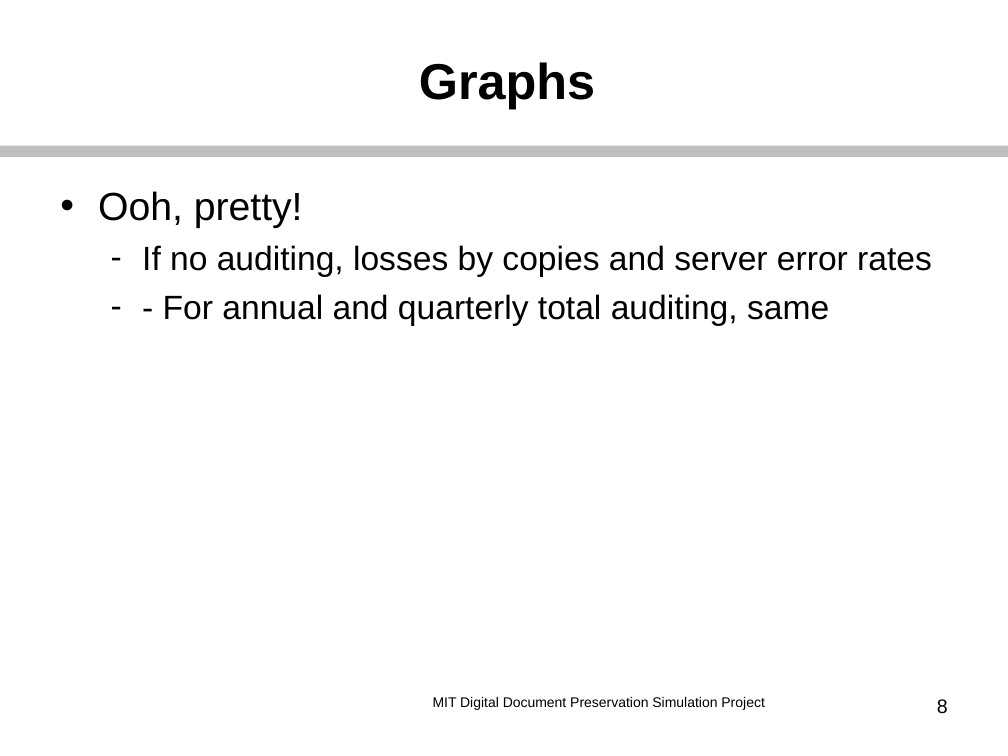
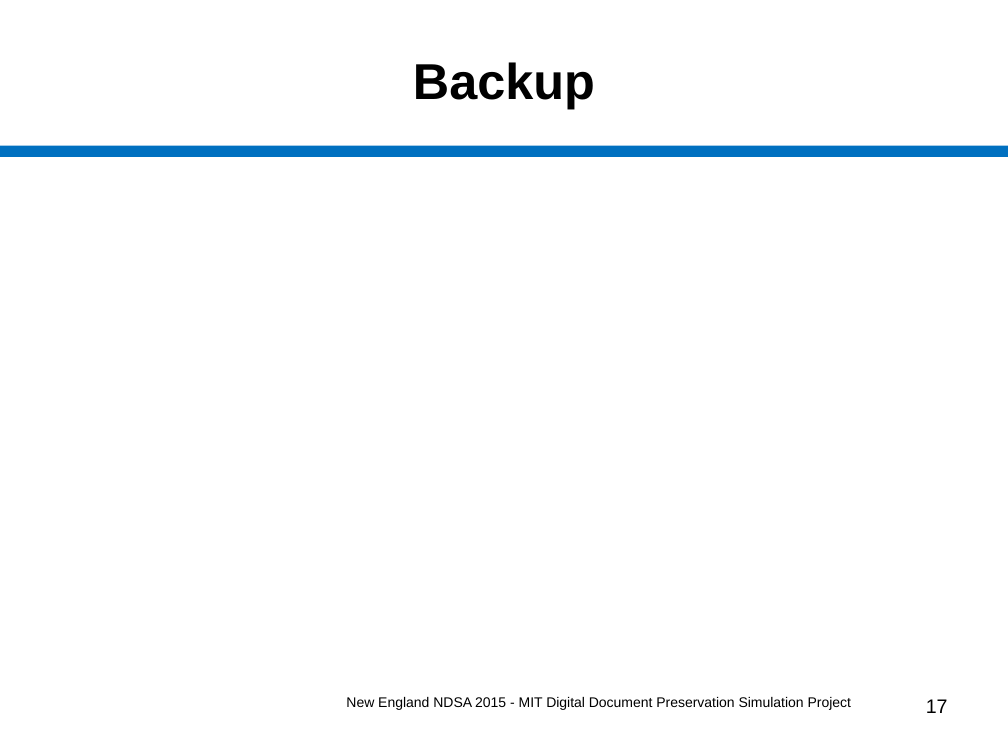
Before and after one commit to MIT-Informatics/PreservationSimulation, a slide deck: slide 17 of shelf/docs/Slides_NewEnglandNDSA.ppt (slide 8 before the commit). Drawn at 1008x756 pixels with LibreOffice and Linux fonts; fonts in the diff are those of the drawing. Boxes give left, top, right and bottom in pixels: in the first picture for what was removed or moved away, otherwise in the second. Text is boxed around its words. In the diff, an @@ line names an element or a change of style, - is before the commit and + after.

Commit message:
Fill out slides for New Eng NDSA mtg on Friday.

```diff
--- a/shelf/docs/Slides_NewEnglandNDSA.ppt
+++ b/shelf/docs/Slides_NewEnglandNDSA.ppt
@@ title at [413, 62, 595, 109]: text changed @@
-Graphs
+Backup
@@ line (0, 151) - (1008, 151): stroke #BFBFBF 7.99 pt to #0070C0 7.99 pt @@
@@ text removed at [98, 191, 932, 326] @@
-• Ooh, pretty!
-  – If no auditing, losses by copies and server error rates
-  – - For annual and quarterly total auditing, same
@@ text at [346, 697, 851, 710]: text changed @@
-MIT Digital Document Preservation Simulation Project
+New England NDSA 2015 - MIT Digital Document Preservation Simulation Project
@@ page number at [926, 699, 948, 713]: text changed @@
-8
+17
```
Also in this commit, not shown: 11 other slides changed, 6 slides added, 7 other files.
